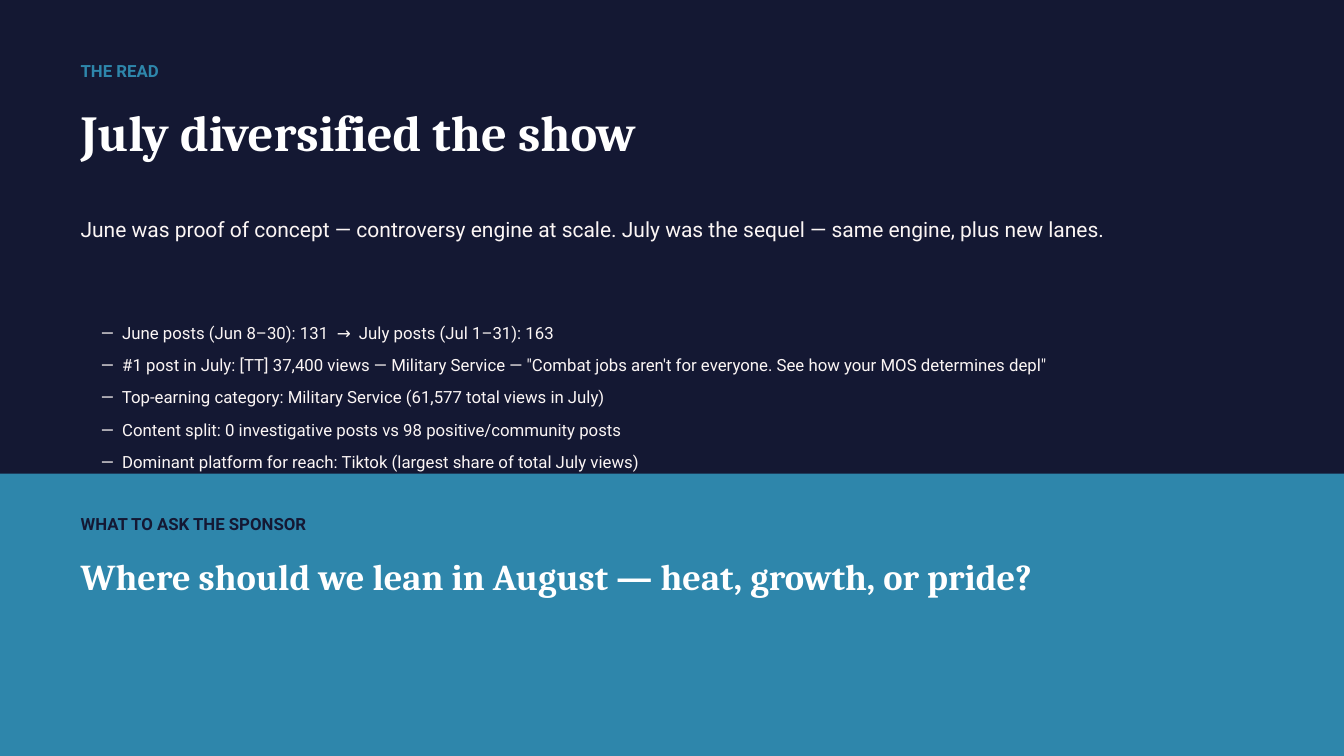
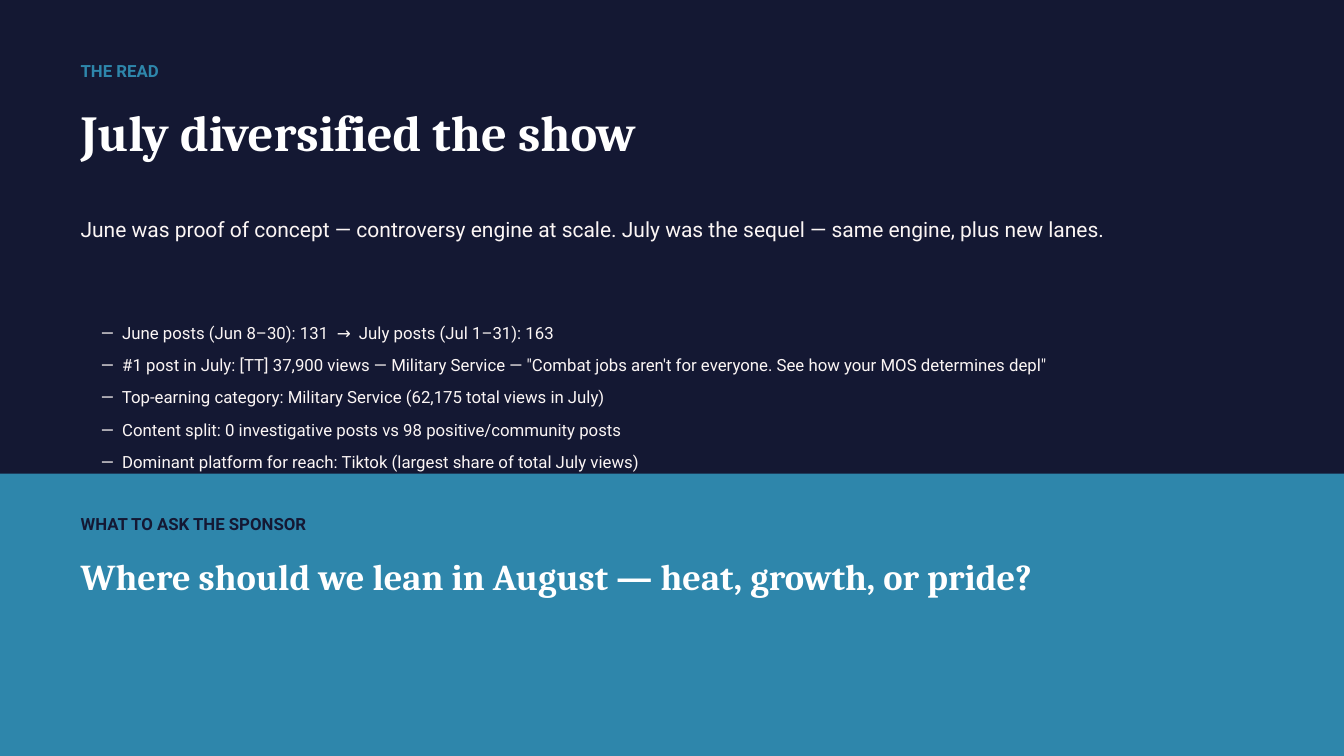
Before and after one commit to zvmmer/talking-downey-kpis, a slide deck: slide 6 of MONTHLY_REPORT_2026-07.pptx. Drawn at 1344x756 pixels with LibreOffice and Linux fonts; fonts in the diff are those of the drawing. Boxes give left, top, right and bottom in pixels: in the first picture for what was removed or moved away, otherwise in the second. Text is boxed around its words. In the diff, an @@ line names an element or a change of style, - is before the commit and + after.

```diff
--- a/MONTHLY_REPORT_2026-07.pptx
+++ b/MONTHLY_REPORT_2026-07.pptx
@@ text at <box>122,357,1046,375</box>: text changed @@
-— #1 post in July: [TT] 37,400 views — Military Service — "Combat jobs aren't for everyone. See how your MOS determines depl"
+— #1 post in July: [TT] 37,900 views — Military Service — "Combat jobs aren't for everyone. See how your MOS determines depl"
@@ text at <box>122,389,604,407</box>: text changed @@
-— Top-earning category: Military Service (61,577 total views in July)
+— Top-earning category: Military Service (62,175 total views in July)
```
Also in this commit, not shown: 4 other slides changed, 5 other files.
